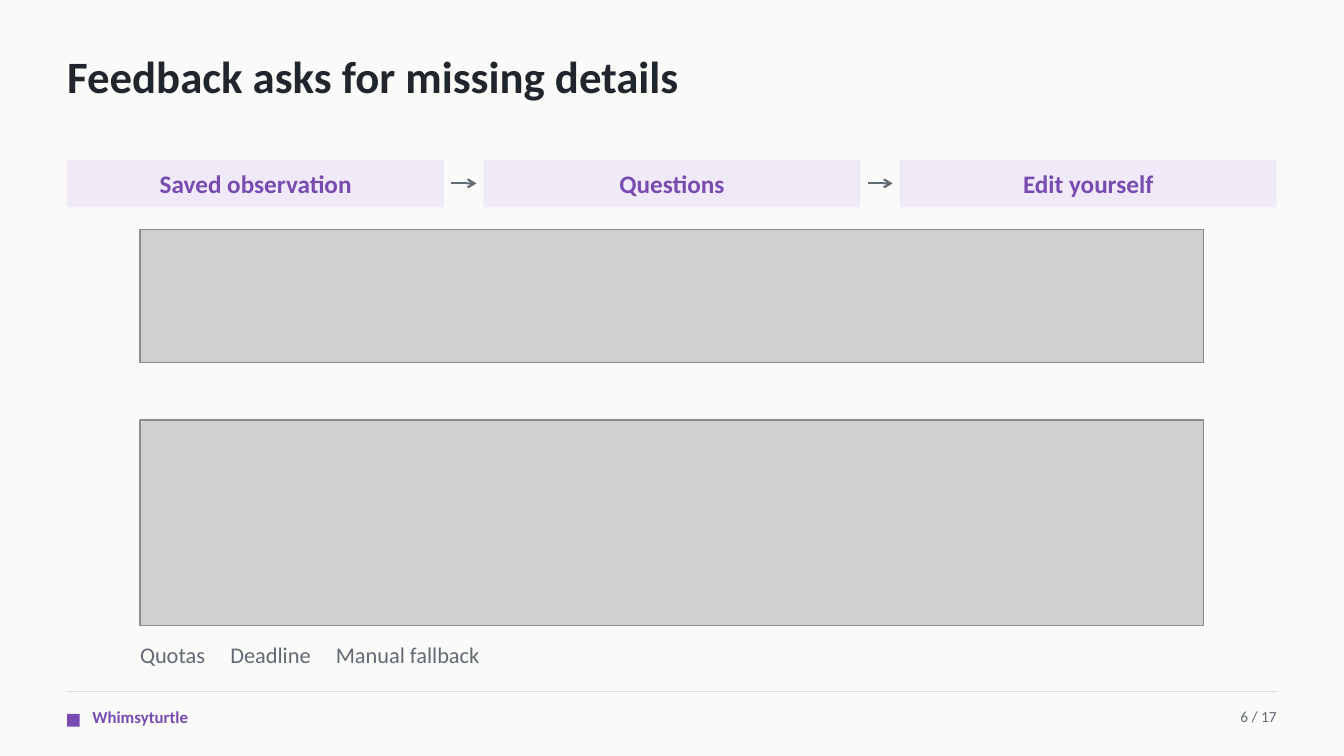
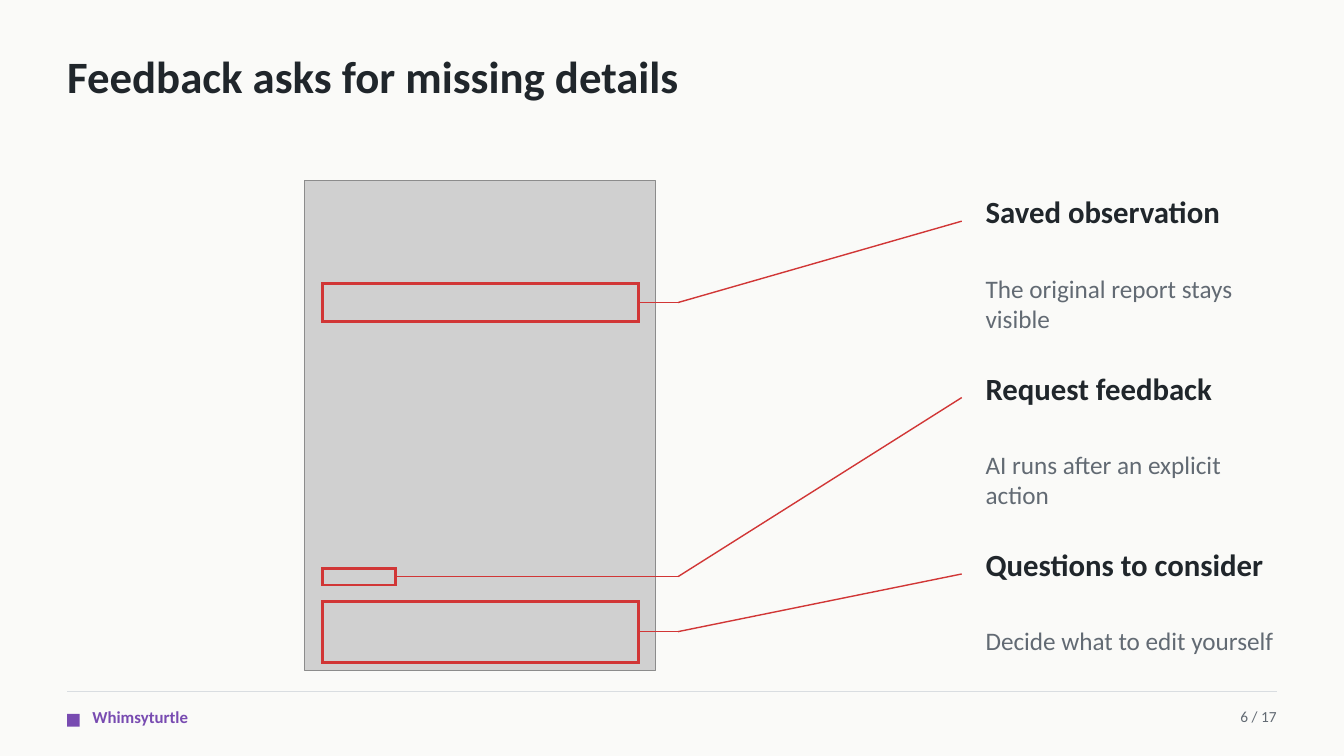
Before and after one commit to CS3227-2610-MP4-Relay/CS3227-2610-MP4, a slide deck: slide 6 of presentations/Relay-MP4.pptx. Drawn at 1344x756 pixels with LibreOffice and Linux fonts; fonts in the diff are those of the drawing; grey boxes stand for pictures. Boxes give left, top, right and bottom in pixels: in the first picture for what was removed or moved away, otherwise in the second. Text is boxed around its words. In the diff, an @@ line names an element or a change of style, - is before the commit and + after.

```diff
--- a/presentations/Relay-MP4.pptx
+++ b/presentations/Relay-MP4.pptx
@@ rectangle removed at bbox=[484, 159, 861, 207] @@
-Questions
@@ rectangle removed at bbox=[900, 159, 1277, 207] @@
-Edit yourself
@@ picture: place and size @@
-picture at bbox=[140, 230, 1205, 363]
+picture at bbox=[304, 180, 655, 670]
@@ arrow removed from (452, 184) to (477, 184) @@
@@ arrow removed from (868, 184) to (893, 184) @@
@@ text "Saved observation": place and size @@
-text "Saved observation" at bbox=[68, 159, 445, 207]
+text "Saved observation" at bbox=[986, 201, 1220, 224]
@@ text "Saved observation" at bbox=[986, 201, 1220, 224]: size 18 to 22 pt, text colour #784BB1 to #20262B; alignment centre to left; vertical alignment middle to top; fill #F0EAF8 to none @@
@@ line added from (679, 302) to (962, 221), #D13636 1 pt @@
@@ rectangle added at bbox=[323, 283, 638, 322], outline #D13636 2 pt @@
@@ text added at bbox=[986, 280, 1232, 328], 18 pt, text #626A73 @@
+The original report stays visible
@@ line added from (638, 302) to (679, 302), #D13636 1 pt @@
@@ text added at bbox=[986, 378, 1212, 405], 22 pt, text #20262B, bold @@
+Request feedback
@@ line added from (679, 577) to (962, 397), #D13636 1 pt @@
@@ picture removed at bbox=[140, 420, 1205, 626] @@
@@ text added at bbox=[986, 456, 1221, 504], 18 pt, text #626A73 @@
+AI runs after an explicit action
@@ rectangle added at bbox=[323, 569, 396, 586], outline #D13636 2 pt @@
@@ text added at bbox=[986, 554, 1263, 580], 22 pt, text #20262B, bold @@
+Questions to consider
@@ line added from (396, 577) to (679, 577), #D13636 1 pt @@
@@ line added from (679, 632) to (962, 574), #D13636 1 pt @@
@@ rectangle added at bbox=[323, 601, 638, 662], outline #D13636 2 pt @@
@@ text removed at bbox=[140, 647, 479, 666] @@
-Quotas Deadline Manual fallback
@@ line added from (638, 632) to (679, 632), #D13636 1 pt @@
@@ text added at bbox=[986, 632, 1273, 654], 18 pt, text #626A73 @@
+Decide what to edit yourself
```
Also in this commit, not shown: 3 other slides changed, 3 other files.
